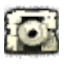
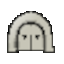
Two versions of the same layered image (64×64). Layer-by-layer changes:
added group "Layer Group" with 2 layers above "raid.png copy" over [7, 11, 55, 53]
added layer "Pasted Layer #6" in group "Layer Group" over [7, 11, 55, 53]
hid "raid.png copy" over [4, 4, 59, 59]
hid "raid.png" over [4, 4, 59, 59]
